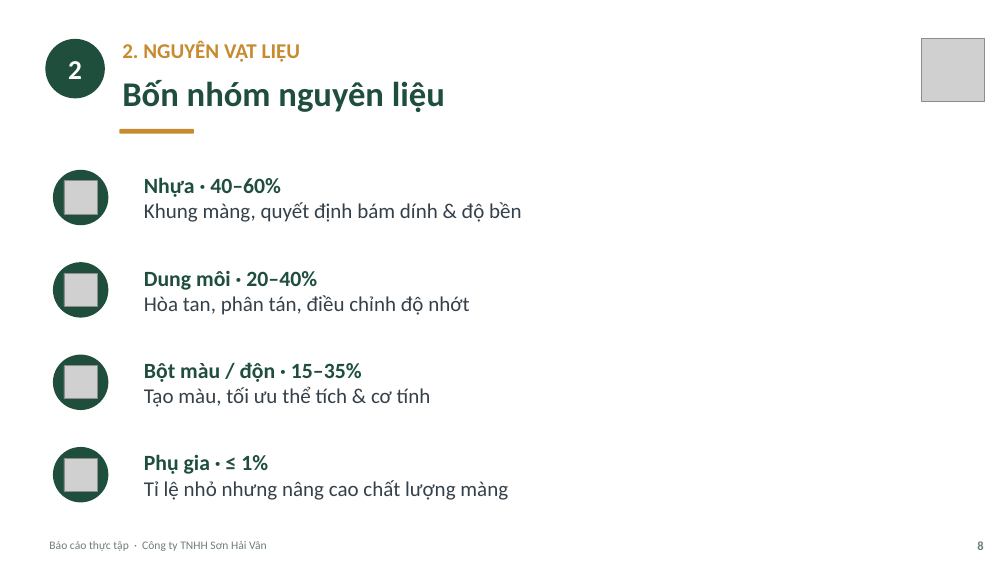
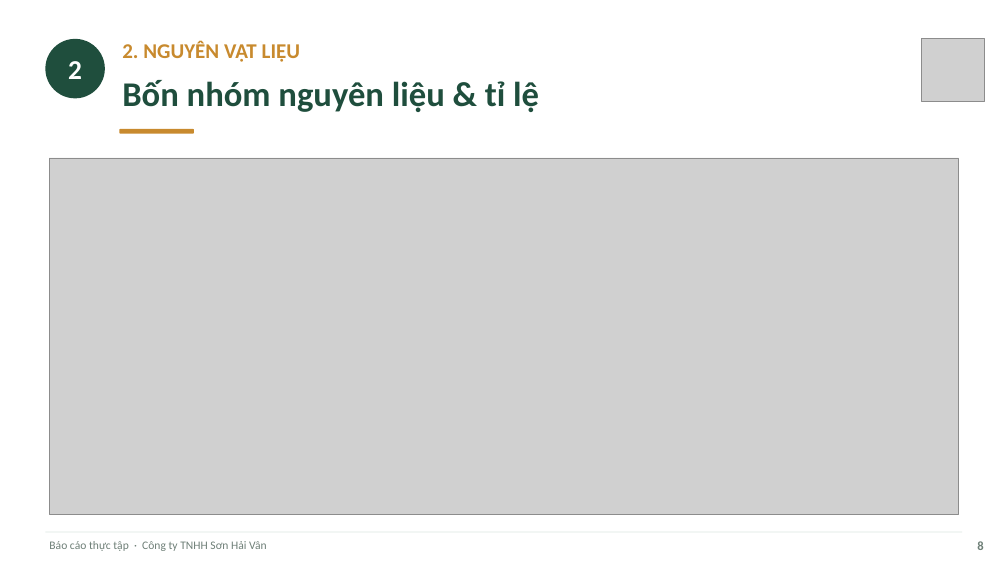
Before and after one commit to tranconcoder/pubic-resources, a slide deck: slide 8 of SuHeo/Báo cáo thực tập - Sơn Hải Vân.pptx. Drawn at 1008x567 pixels with LibreOffice and Linux fonts; fonts in the diff are those of the drawing; grey boxes stand for pictures. Boxes give left, top, right and bottom in pixels: in the first picture for what was removed or moved away, otherwise in the second. Text is boxed around its words. In the diff, an @@ line names an element or a change of style, - is before the commit and + after.

```diff
--- a/SuHeo/Báo cáo thực tập - Sơn Hải Vân.pptx
+++ b/SuHeo/Báo cáo thực tập - Sơn Hải Vân.pptx
@@ text at (x1=122, y1=80, x2=539, y2=112): text changed @@
-Bốn nhóm nguyên liệu
+Bốn nhóm nguyên liệu & tỉ lệ
@@ picture added at (x1=49, y1=158, x2=959, y2=514) @@
@@ ellipse removed at (x1=53, y1=170, x2=108, y2=225) @@
@@ text removed at (x1=144, y1=177, x2=522, y2=222) @@
-Nhựa · 40–60%
-Khung màng, quyết định bám dính & độ bền
@@ picture removed at (x1=64, y1=181, x2=98, y2=214) @@
@@ ellipse removed at (x1=53, y1=262, x2=108, y2=318) @@
@@ picture removed at (x1=64, y1=273, x2=98, y2=306) @@
@@ text removed at (x1=144, y1=271, x2=469, y2=315) @@
-Dung môi · 20–40%
-Hòa tan, phân tán, điều chỉnh độ nhớt
@@ ellipse removed at (x1=53, y1=355, x2=108, y2=410) @@
@@ picture removed at (x1=64, y1=366, x2=98, y2=399) @@
@@ text removed at (x1=144, y1=362, x2=431, y2=407) @@
-Bột màu / độn · 15–35%
-Tạo màu, tối ưu thể tích & cơ tính
@@ ellipse removed at (x1=53, y1=447, x2=108, y2=502) @@
@@ picture removed at (x1=64, y1=458, x2=98, y2=492) @@
@@ text removed at (x1=144, y1=454, x2=508, y2=500) @@
-Phụ gia · ≤ 1%
-Tỉ lệ nhỏ nhưng nâng cao chất lượng màng
```
Also in this commit, not shown: 32 other slides changed, 1 other file.
